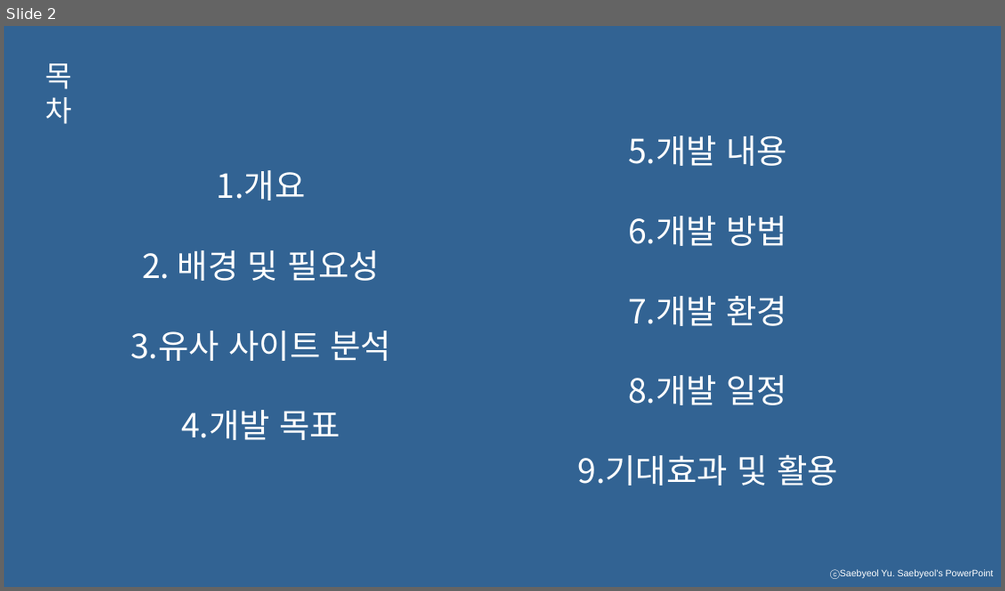
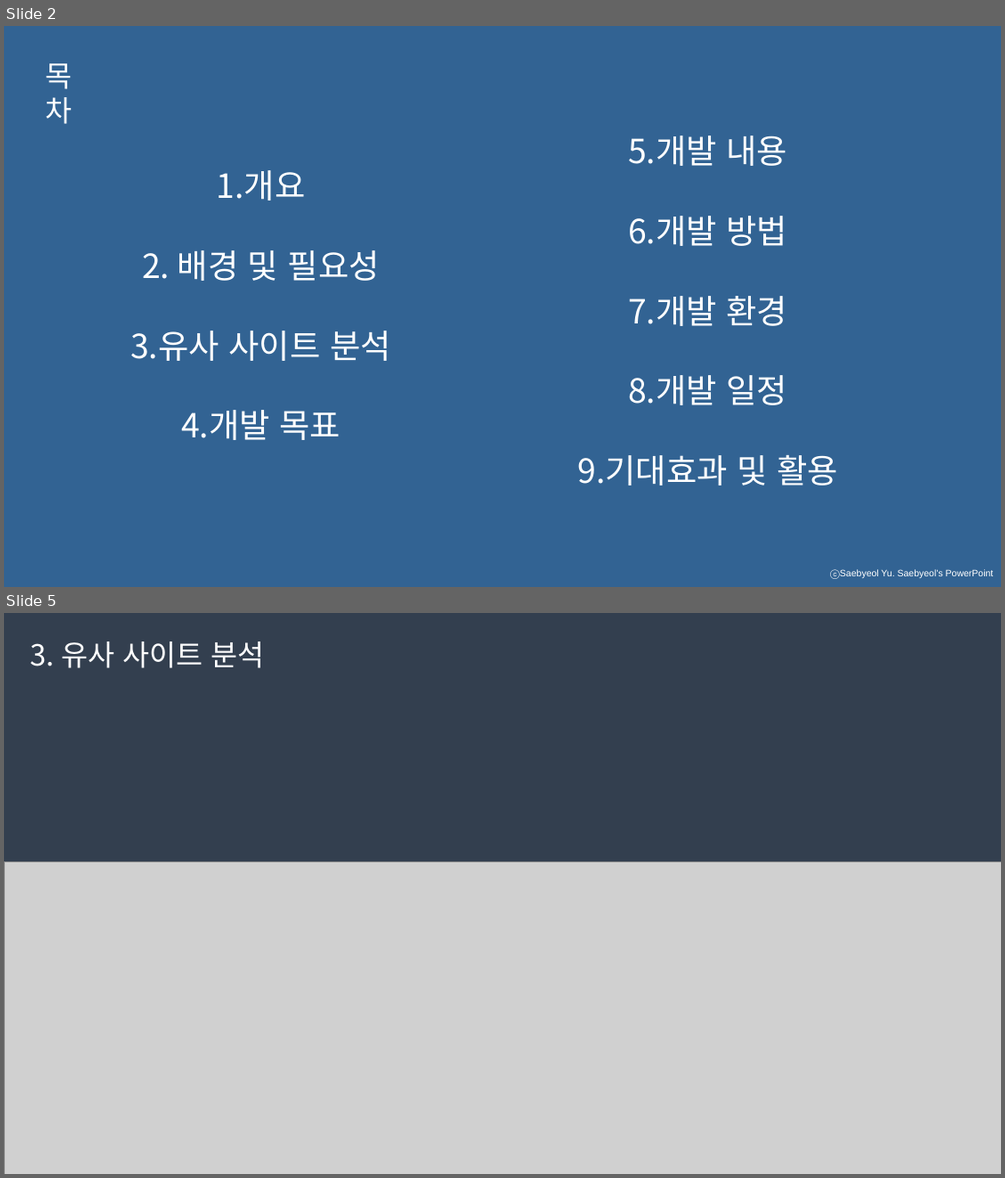
Before and after one commit to developerYHLee/University_Homework, a slide deck: 기말과제.pptx. Shown one above the other, each under a label of ours: slide 2 before the commit, slides 2 and 5 after it; the slides between them are not shown. The pictures are 1005x591 and 1005x1178 pixels, drawn with LibreOffice and Linux fonts; fonts in the diff are those of the drawing; grey boxes stand for pictures. Boxes give left, top, right and bottom in pixels: in the first picture for what was removed or moved away, otherwise in the second. Text is boxed around its words. In the diff, an @@ line names an element or a change of style, - is before the commit and + after.

```diff
--- a/기말과제.pptx
+++ b/기말과제.pptx
@@ slide 5 added at bbox=[4, 613, 1001, 1174], background #333F50; not listed: 1 template element that a slide beside it also shows @@
@@ text added at bbox=[31, 641, 265, 668], 28 pt, text #FFFFFF @@
+3. 유사 사이트 분석
@@ picture added at bbox=[4, 862, 1001, 1174] @@
```
Also in this commit, not shown: 3 slides changed, 1 other slide added, 2 slides removed.
